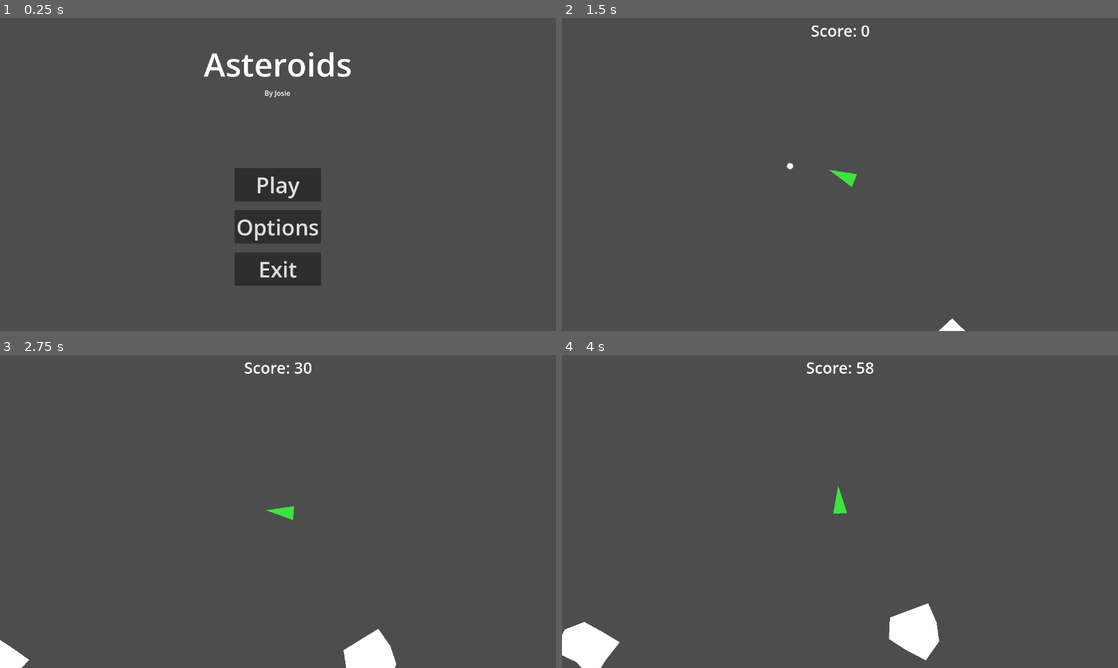
Above: before the commit, frames 1-4 (two rows, left to right).
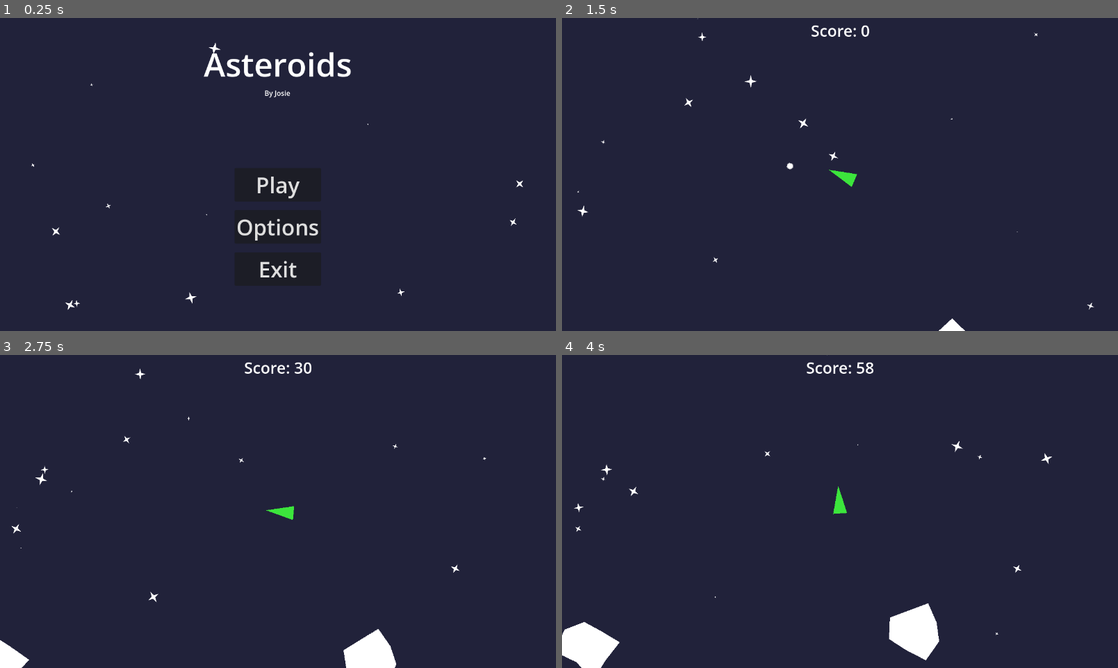
Above: after the commit, the same moments.

Repository: Josie5734/godot-asteroids-clone
Game: Godot game, scene res://scenes/main_menu/main_menu.tscn
The game is run twice, just before and just after one commit, with the same random seed, the same clock (stepped at 60 frames per second) and the same inputs.
Inputs:
- Up to frame 1 (0.25 s): no input
- Up to frame 2 (1.5 s): click "Play" at 0.5 s; tap Enter at 1.25 s; hold Right (turn_right) from 1.28 s (still down); tap Space (shoot) at 1.35 s
- Up to frame 3 (2.75 s): release Right (turn_right) at 2.03 s; hold Left (turn_left) from 2.03 s (still down); tap Space (shoot) at 2.1 s
- Up to frame 4 (4 s): release Left (turn_left) at 2.78 s; hold Right (turn_right) 2.78-3.53 s; tap Space (shoot) at 2.85, 3.6 s; hold W (accelerate) from 3.53 s (still down)

The runs differ from the first frame. In frame 1, 94% of the frame differs, in the area x 0-100%, y 0-100%; in frame 2, 100%; in frame 3, 99%; in frame 4, 98%.

Commit message:
created space stars background

Diff:
--- /dev/null
+++ b/scenes/background/background.tscn
@@ -0,0 +1,38 @@
+[gd_scene format=3 uid="uid://3dq5vis2xs8a"]
+
+[ext_resource type="Texture2D" uid="uid://dn8c1dx0ddn56" path="res://scenes/background/bitmap.svg" id="1_iheb5"]
+
+[sub_resource type="CanvasItemMaterial" id="CanvasItemMaterial_pesyb"]
+
+[sub_resource type="Curve" id="Curve_rsf5d"]
+_data = [Vector2(0, 0), 0.0, 0.0, 0, 0, Vector2(0.54444444, 0.28089893), 0.0, 0.0, 0, 0, Vector2(1, 0), 0.0, 0.0, 0, 0]
+point_count = 3
+
+[sub_resource type="CurveTexture" id="CurveTexture_ewwm8"]
+curve = SubResource("Curve_rsf5d")
+
+[sub_resource type="ParticleProcessMaterial" id="ParticleProcessMaterial_rx5nc"]
+particle_flag_disable_z = true
+emission_shape = 3
+emission_box_extents = Vector3(640, 360, 1)
+angle_min = -720.0
+angle_max = 720.0
+gravity = Vector3(0, 0, 0)
+scale_curve = SubResource("CurveTexture_ewwm8")
+
+[node name="Background" type="Node2D" unique_id=1586709641]
+
+[node name="ColorRect" type="ColorRect" parent="." unique_id=539268506]
+offset_right = 1280.0
+offset_bottom = 720.0
+color = Color(0.13049722, 0.13280815, 0.22825044, 1)
+
+[node name="Stars" type="GPUParticles2D" parent="." unique_id=1364066109]
+material = SubResource("CanvasItemMaterial_pesyb")
+position = Vector2(640, 360)
+amount = 16
+texture = ExtResource("1_iheb5")
+lifetime = 4.31
+preprocess = 3.89
+randomness = 0.43
+process_material = SubResource("ParticleProcessMaterial_rx5nc")
--- /dev/null
+++ b/scenes/background/bitmap.svg
@@ -0,0 +1,41 @@
+<?xml version="1.0" encoding="UTF-8" standalone="no"?>
+<!-- Created with Inkscape (http://www.inkscape.org/) -->
+
+<svg
+   width="26.964783mm"
+   height="26.874672mm"
+   viewBox="0 0 26.964783 26.874672"
+   version="1.1"
+   id="svg1"
+   xmlns="http://www.w3.org/2000/svg"
+   xmlns:svg="http://www.w3.org/2000/svg">
+  <defs
+     id="defs1" />
+  <g
+     id="layer1"
+     transform="translate(-6.5973471,-2.2299156)">
+    <path
+       style="fill:#ffffff;stroke-width:0.549"
+       d="M 17.164795,12.94716 20.036472,2.2299156 22.961875,13.147667 Z"
+       id="path1" />
+    <path
+       style="fill:#ffffff;stroke-width:0.549"
+       d="M 22.844887,12.768603 33.562132,15.64028 22.64438,18.565683 Z"
+       id="path1-3" />
+    <path
+       style="fill:#ffffff;stroke-width:0.549"
+       d="M 23.0002,18.387344 20.128523,29.104587 17.20312,18.186836 Z"
+       id="path1-1" />
+    <path
+       style="fill:#ffffff;stroke-width:0.549"
+       d="M 17.314592,18.303588 6.5973474,15.431911 17.515099,12.506508 Z"
+       id="path1-36" />
+    <rect
+       style="fill:#ffffff;stroke-width:0.549"
+       id="rect1"
+       width="5.7565684"
+       height="5.5484996"
+       x="17.20035"
+       y="12.900263" />
+  </g>
+</svg>
--- a/scenes/game/game.tscn
+++ b/scenes/game/game.tscn
@@ -2,6 +2,7 @@
 
 [ext_resource type="Script" uid="uid://ca5lf4shymy6s" path="res://scenes/game/game.gd" id="1_7h61r"]
 [ext_resource type="PackedScene" uid="uid://d15np85n6uiks" path="res://scenes/ship/ship.tscn" id="2_0sr1o"]
+[ext_resource type="PackedScene" uid="uid://3dq5vis2xs8a" path="res://scenes/background/background.tscn" id="2_kelw5"]
 
 [sub_resource type="Curve2D" id="Curve2D_7h61r"]
 _data = {
@@ -11,6 +12,8 @@
 
 [node name="Game" type="Node2D" unique_id=1204348374]
 script = ExtResource("1_7h61r")
+
+[node name="Background" parent="." unique_id=1586709641 instance=ExtResource("2_kelw5")]
 
 [node name="Ship" parent="." unique_id=781739875 instance=ExtResource("2_0sr1o")]
 unique_name_in_owner = true
--- a/scenes/main_menu/main_menu.tscn
+++ b/scenes/main_menu/main_menu.tscn
@@ -1,6 +1,7 @@
 [gd_scene format=3 uid="uid://d2o6sl5b8jukw"]
 
 [ext_resource type="Script" uid="uid://dds7xl3h3ij32" path="res://scenes/main_menu/main_menu.gd" id="1_fsom3"]
+[ext_resource type="PackedScene" uid="uid://3dq5vis2xs8a" path="res://scenes/background/background.tscn" id="2_0ebjn"]
 
 [node name="MainMenu" type="Control" unique_id=718176578]
 layout_mode = 3
@@ -10,6 +11,8 @@
 grow_horizontal = 2
 grow_vertical = 2
 script = ExtResource("1_fsom3")
+
+[node name="Background" parent="." unique_id=1586709641 instance=ExtResource("2_0ebjn")]
 
 [node name="MenuVbox" type="VBoxContainer" parent="." unique_id=1154193520]
 layout_mode = 1
Not shown, added: scenes/background/bitmap.svg.import
